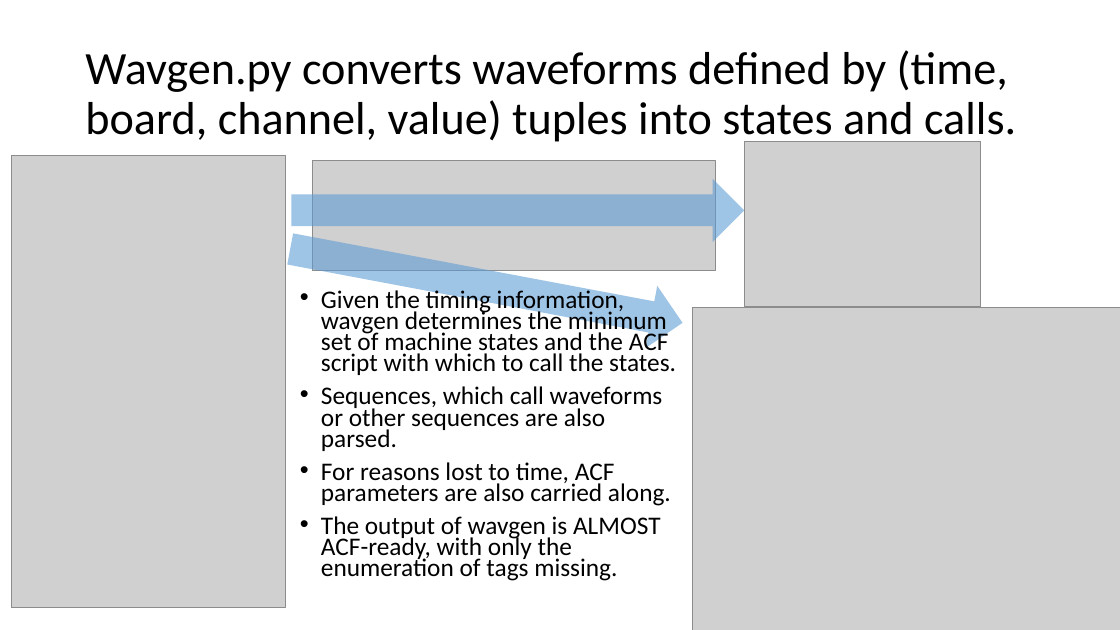
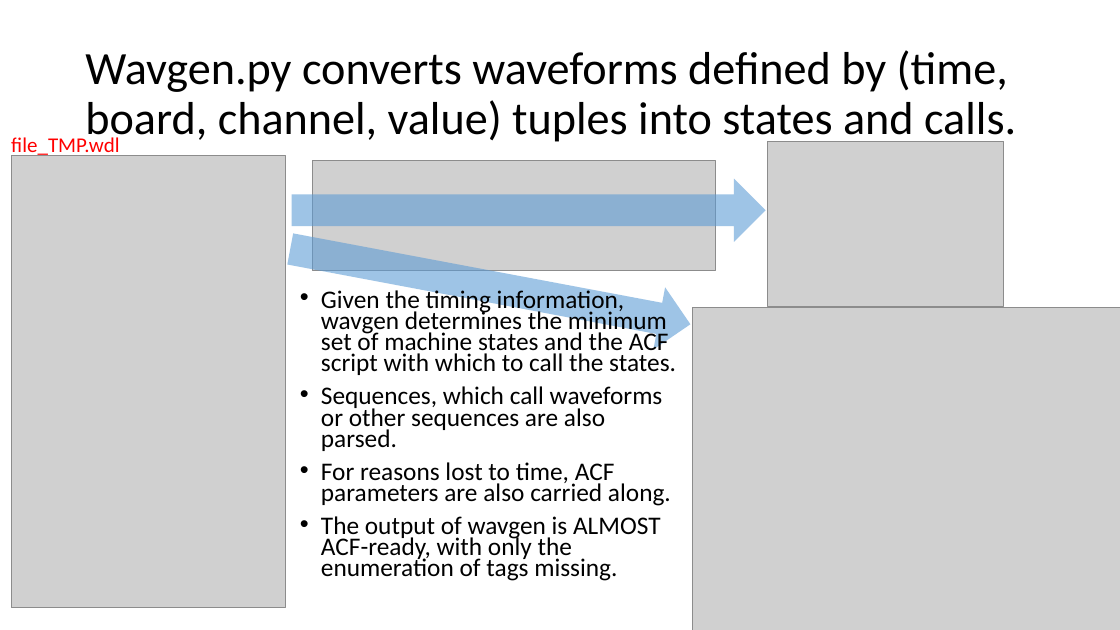
Before and after one commit to CaltechOpticalObservatories/wdl, a slide deck: slide 2 of Documentation_for_wavgen.pptx. Drawn at 1120x630 pixels with LibreOffice and Linux fonts; fonts in the diff are those of the drawing; grey boxes stand for pictures. Boxes give left, top, right and bottom in pixels: in the first picture for what was removed or moved away, otherwise in the second. Text is boxed around its words. In the diff, an @@ line names an element or a change of style, - is before the commit and + after.

Commit message:
added DRVX, support for DriverX copy of DRV, but allows 12 channels dh
	modified:   Documentation_for_wavgen.pptx
	modified:   Symbols.py
	modified:   wdlParser.py

```diff
--- a/Documentation_for_wavgen.pptx
+++ b/Documentation_for_wavgen.pptx
@@ text added at bbox=[11, 137, 119, 159], 18 pt, text #FF0000 @@
+file_TMP.wdl
@@ picture: place and size @@
-picture at bbox=[744, 141, 981, 307]
+picture at bbox=[768, 141, 1004, 307]
@@ right arrow: place and size @@
-right arrow at bbox=[292, 179, 744, 242]
+right arrow at bbox=[292, 179, 765, 242]
@@ right arrow: place and size @@
-right arrow at bbox=[284, 218, 688, 354]
+right arrow at bbox=[284, 218, 696, 356]
```
Also in this commit, not shown: 3 other slides changed, 2 other files.
